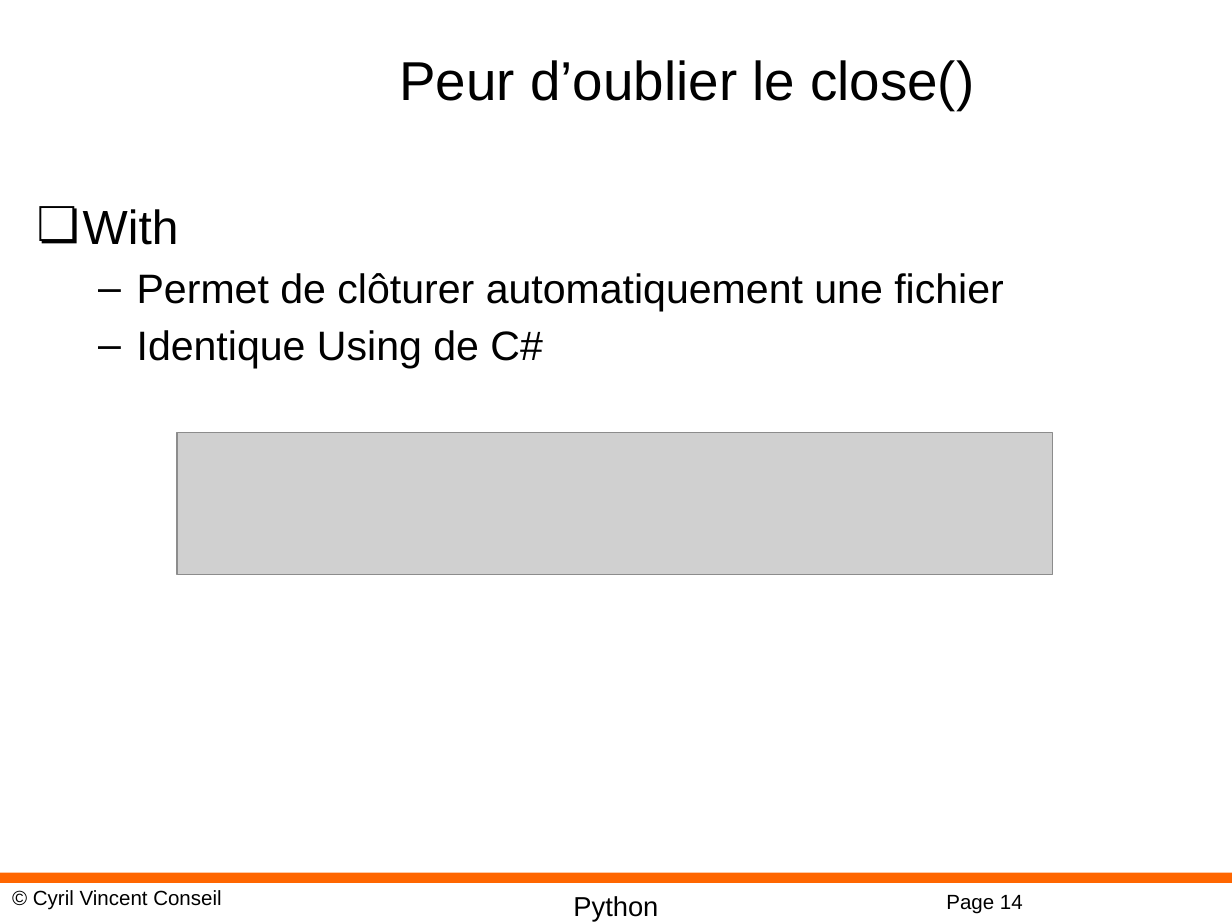
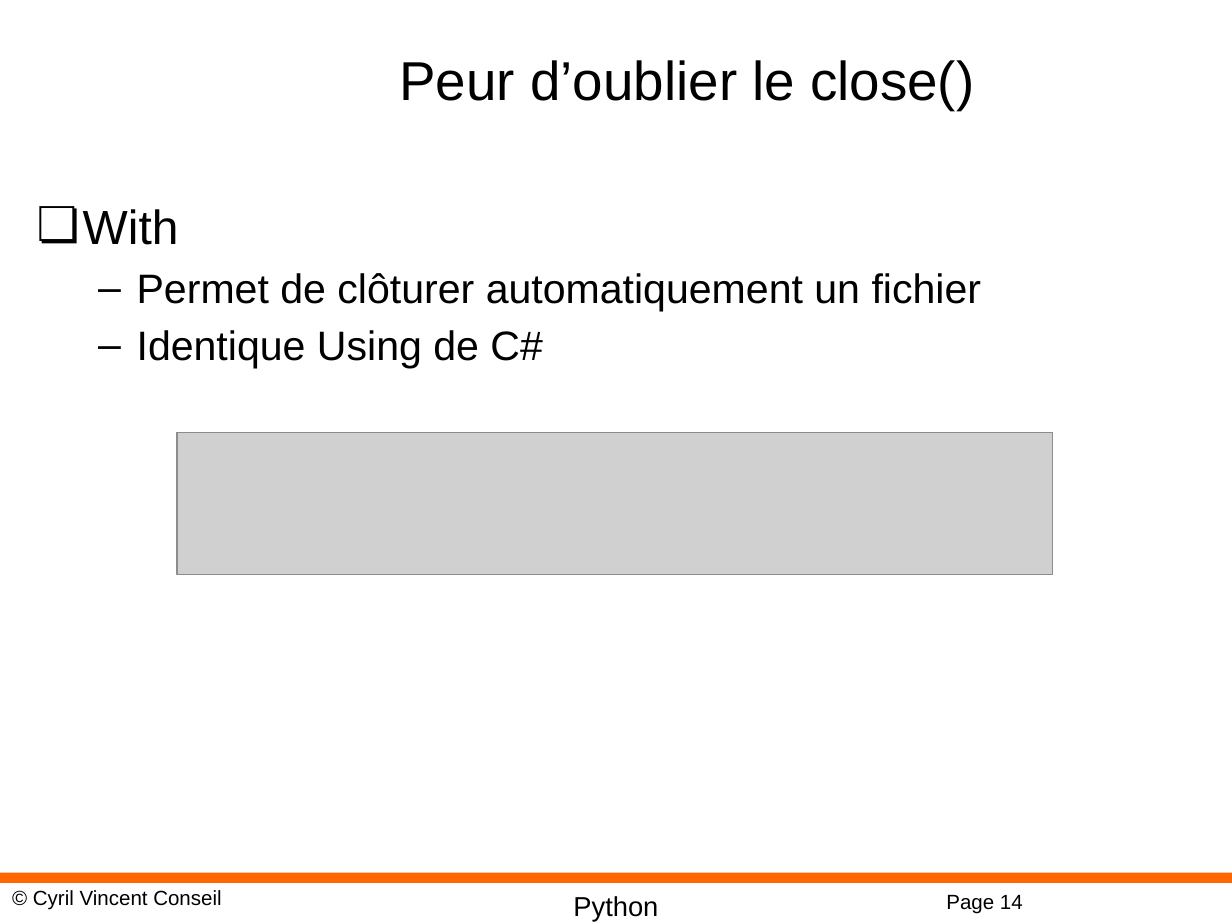
Before and after one commit to cyrilvincent/python, a slide deck: slide 14 of ppt/Python11-Sys.pptx. Drawn at 1232x924 pixels with LibreOffice and Linux fonts; fonts in the diff are those of the drawing; grey boxes stand for pictures; background and template pictures are left out. Boxes give left, top, right and bottom in pixels: in the first picture for what was removed or moved away, otherwise in the second. Text is boxed around its words. In the diff, an @@ line names an element or a change of style, - is before the commit and + after.

```diff
--- a/ppt/Python11-Sys.pptx
+++ b/ppt/Python11-Sys.pptx
@@ text at [137,273,982,311]: text changed @@
-  – Permet de clôturer automatiquement une fichier
+  – Permet de clôturer automatiquement un fichier
```
Also in this commit, not shown: 1 other file.
